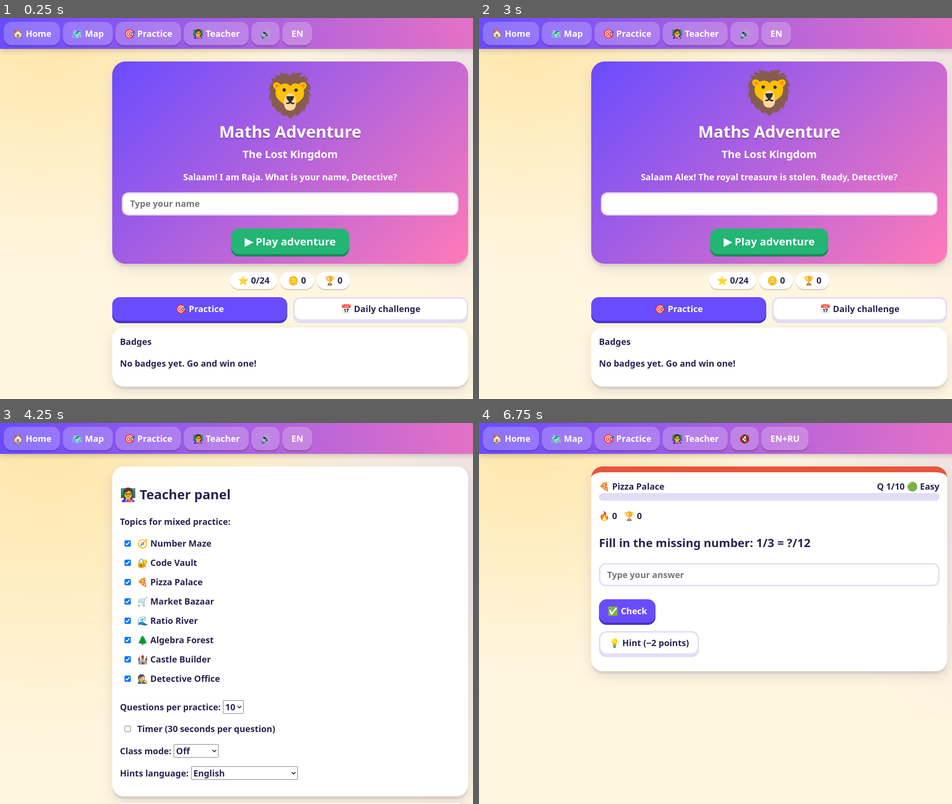
Above: before the commit, frames 1-4 (two rows, left to right).
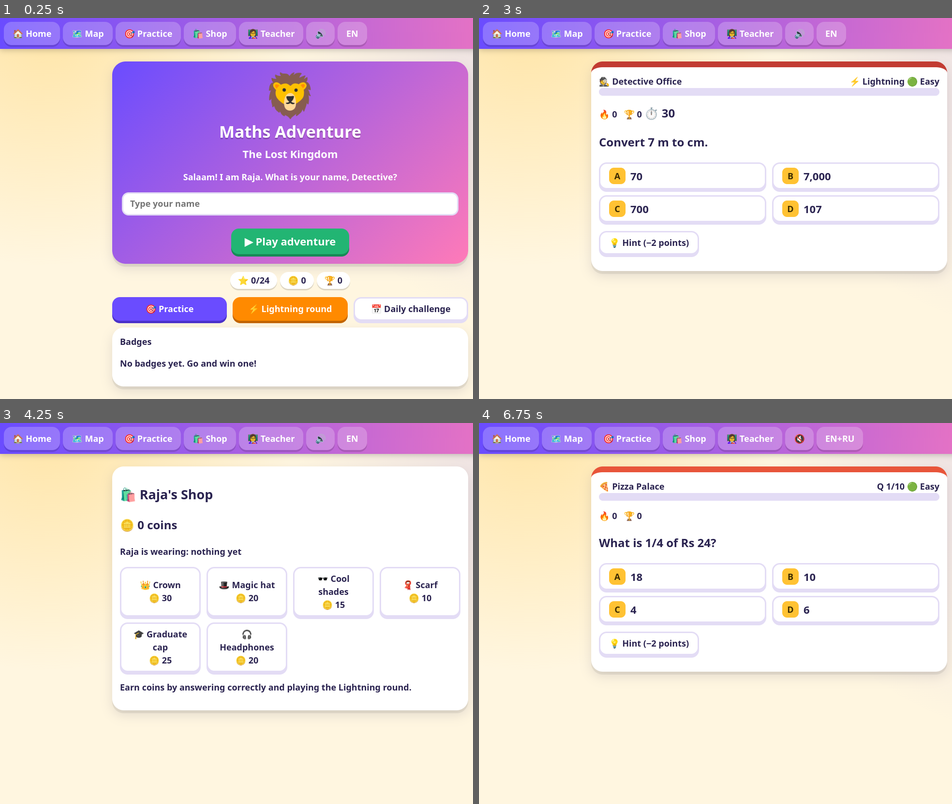
Above: after the commit, the same moments.

Repository: Muhammad-Shayan001/mobile-game
Game: browser game, page index.html
Two runs of this game, one before a commit and one after it. Both use one fixed random seed, a clock stepped at 60 frames per second and the inputs below.
Inputs (mouse positions are in pixels of both pictures, inside the frame that each line leads up to):
- Up to frame 1 (0.25 s): no input
- Up to frame 2 (3 s): click (767, 204) at 0.27 s; type "Alex" at 0.27 s; click "▶ Play adventure" at 0.52 s; click "👩‍🏫 Teacher" at 1.27 s; tap Enter at 1.52 s; click "🏠 Home" at 2.02 s; click (767, 307) at 2.77 s, where only the run after the commit has a clickable "⚡ Lightning round"
- Up to frame 3 (4.25 s): click "👩‍🏫 Teacher" (after the commit: "🛍️ Shop") at 3.52 s
- Up to frame 4 (6.75 s): click "EN" at 4.27 s; click "🎯 Practice" at 5.02 s; click "🍕 Pizza Palace" at 5.77 s; click "🔊" at 6.52 s

The runs differ from the first frame. In frame 1, 3.5% of the frame differs, in the area x 30-96%, y 1-81%; in frame 2, 57%, in the area x 23-99%, y 1-98%; in frame 3, 24%; in frame 4, 5.4%.

Commit message:
Add shop, lightning round, animations and sounds

Diff:
--- a/index.html
+++ b/index.html
@@ -28,7 +28,8 @@
 input{min-height:48px;padding:6px 14px;border-radius:14px;border:3px solid var(--b);background:var(--c);width:100%}
 .mapwrap{border-radius:28px;overflow:hidden;box-shadow:var(--sh);background:linear-gradient(#8fd3ff,#d9f5ff 38%,#b7ecb0 39%,#6fcf7a)}.node{cursor:pointer}
 .cf{position:fixed;top:-30px;font-size:28px;animation:f 3s linear forwards;pointer-events:none;z-index:9}@keyframes f{to{transform:translateY(110vh) rotate(360deg)}}
-@media(prefers-reduced-motion:reduce){.cf{display:none}.mascot{animation:none}}
+.pop{animation:pop .4s}@keyframes pop{50%{transform:scale(1.08)}}.shake{animation:sh .4s}@keyframes sh{25%{transform:translateX(-6px)}75%{transform:translateX(6px)}}
+@media(prefers-reduced-motion:reduce){.cf{display:none}.mascot,.pop,.shake{animation:none}}
 table{width:100%;border-collapse:collapse}td,th{padding:6px;border-bottom:2px solid var(--b);text-align:left}.weak{color:var(--r);font-weight:800}
 .cert{border:8px double #b8860b;text-align:center;padding:24px;background:#fffbea;color:#3b2d00}
 @media(max-width:480px){.opts{grid-template-columns:1fr}}@media print{.np,nav{display:none!important}body{background:#fff}}
@@ -123,29 +124,29 @@
 ];
 /* ===== State, storage (localStorage with in-memory fallback) ===== */
 let mem={};const st={get(){try{return JSON.parse(localStorage.getItem('mathadv')||'null')||mem}catch(e){return mem}},set(v){mem=v;try{localStorage.setItem('mathadv',JSON.stringify(v))}catch(e){}}};
-const fresh=()=>({name:'',lang:'en',snd:1,coins:0,pts:0,stars:{},acc:{},badges:[],best:0,daily:'',boss:0});
+const fresh=()=>({name:'',lang:'en',snd:1,coins:0,pts:0,stars:{},acc:{},badges:[],own:[],wear:'',best:0,daily:'',boss:0});
 let S=Object.assign(fresh(),st.get()),G,tmr,T={topics:[0,1,2,3,4,5,6,7],n:10,timer:0,teams:0,sc:[]};
 const save=()=>st.set(S),$a=h=>{$('#app').innerHTML=h;scrollTo(0,0)};
-const tot=()=>Object.values(S.stars).reduce((a,b)=>a+b,0),raja=m=>`<div class="raja"><span aria-hidden="true">🦁</span><p>${m}</p></div>`;
+const tot=()=>Object.values(S.stars).reduce((a,b)=>a+b,0),raja=m=>`<div class="raja"><span aria-hidden="true">${S.wear||''}🦁</span><p>${m}</p></div>`;
 const open=i=>i==0||(S.stars[i-1]||0)>=1,bossOpen=()=>REG.every((_,i)=>(S.stars[i]||0)>=1);
 let AC;const beep=(f,d=.12,tm=0)=>{if(!S.snd)return;try{AC=AC||new(window.AudioContext||window.webkitAudioContext)();le …(187 unchanged characters)…
 function conf(){for(let i=0;i<40;i++){let e=document.createElement('span');e.className='cf';e.textContent=P(['🎉','⭐','✨','🎊']);e.style.left=R(0,95)+'vw';e.style.animationDelay=i*.05+'s';document.body.append(e);setTimeout(()=>e.remove(),3600)}}
 /* ===== Screens ===== */
-function home(){$a(`<div class="hero"><div class="mascot" aria-hidden="true">🦁</div><h1>Maths Adventure</h1><p style="margin:0;font-size:22px">The Lost Kingdom</p><p>${S.name?`Salaam ${esc(S.name)}! The royal treasure is stolen. Ready, Detective?`:'Salaam! I am Raja. What is your name, Detective?'}</p><input aria-label="Your name" placeholder="Type your name" value="${esc(S.name)}" onchange="S.name=this.value.trim();save();home()"><br><br><button class="g" style="font-size:22px;padding:10px 28px" onclick="map()">▶ Play adventure</button></div><div style="text-align:center;margin:14px 0"><span class="chip">⭐ ${tot()}/24</span><span class="chip">🪙 ${S.coins}</span><span class="chip">🏆 ${S.pts}</span></div><div class="grid"><button onclick="prac()">🎯 Practice</button><button class="o" onclick="star …(178 unchanged characters)…
+function home(){$a(`<div class="hero"><div class="mascot" aria-hidden="true">${S.wear||''}🦁</div><h1>Maths Adventure</h1><p style="margin:0;font-size:22px">The Lost Kingdom</p><p>${S.name?`Salaam ${esc(S.name)}! The royal treasure is stolen. Ready, Detective?`:'Salaam! I am Raja. What is your name, Detective?'}</p><input aria-label="Your name" placeholder="Type your name" value="${esc(S.name)}" onchange="S.name=this.value.trim();save();home()"><br><br><button class="g" style="font-size:22px;padding:10px 28px" onclick="map()">▶ Play adventure</button></div><div style="text-align:center;margin:14px 0"><span class="chip">⭐ ${tot()}/24</span><span class="chip">🪙 ${S.coins}</span><span class="chip">🏆 ${S.pts}</span></div><div class="grid"><button onclick="prac()">🎯 Practice</button><button onclick="start('blitz','all',999)" style="background:#ff8a00;box-shadow:0 5px 0 #c26500">⚡ Lightning round</button><button class="o" onclick="star …(178 unchanged characters)…
 function map(){const N=[[80,590],[255,525],[100,455],[260,390],[95,320],[255,255],[105,190],[245,125],[180,62]];
  let d='M'+N[0].join(' ');for(let i=1;i<9;i++){let[a,b]=N[i-1],[c,e]=N[i],m=(b+e)/2;d+=`C${a} ${m} ${c} ${m} ${c} ${e}`}
  let nodes=N.map(([x,y],i)=>{let boss=i==8,o=boss?bossOpen():open(i),r=boss?['Boss','👹','#3b2a5a']:REG[i],s=boss?(S.boss?3:0):(S.stars[i]||0);
   return`<g class="node" tabindex="${o?0:-1}" role="button" aria-label="${boss?'Boss Battle':r[0]}${o?'':' (locked)'}"  …(656 unchanged characters)…
  $a(`<div class="card">${raja('Choose a region. Get 6 out of 10 right to open the next one!')}</div><div class="mapwrap …(576 unchanged characters)…
 function prac(){$a(`<div class="card"><h2>🎯 Practice</h2><p>Pick any topic. No hearts, no pressure.</p><div class="grid …(195 unchanged characters)…
-function start(mode,r,n,d){G={mode,r,n,i:0,ok:0,hearts:3,streak:0,run:0,bad:0,adj:0,hints:0,d};T.sc=Array(T.teams).fill(0);nq()}
-function nq(){clearInterval(tmr);if(G.i>=G.n)return fin();let m=G.mode,reg=m=='boss'?R(0,7):(m=='practice'&&G.r=='all')?P(T.topics.length?T.topics:[0]):G.r,
+function start(mode,r,n,d){G={mode,r,n,i:0,ok:0,hearts:3,streak:0,run:0,bad:0,adj:0,hints:0,d};T.sc=Array(T.teams).fill(0);G.end=Date.now()+60000;nq()}
+function nq(){clearInterval(tmr);if(G.i>=G.n||(G.mode=='blitz'&&Date.now()>=G.end))return fin();let m=G.mode,reg=m=='boss'?R(0,7):(m=='practice'&&G.r=='all')?P(T.topics.length?T.topics:[0]):m=='blitz'?R(0,7):G.r,
  base=G.i<4?0:G.i<8?1:2,tier=m=='boss'?3:Math.max(0,Math.min(2,base+G.adj));
  G.reg=reg;G.tier=tier;G.q=P(GEN[reg])(tier>0?1:0);G.lock=0;G.hu=0;G.t0=Date.now();draw()}
-function draw(){let q=G.q,b=G.mode=='boss',tm=T.timer?`<span id="tm" class="big">⏱️ 30</span>`:'',
+function draw(){let q=G.q,b=G.mode=='boss',tm=(T.timer||G.mode=='blitz')?`<span id="tm" class="big">⏱️ 30</span>`:'',
  tms=T.teams?`<div class="card"><b>Team ${G.i%T.teams+1}'s turn</b> • ${T.sc.map((s,i)=>`T${i+1}: ${s}`).join(' | ')}</div>`:'';
- $a(`${tms}<div class="card" style="border-top:12px solid ${ …(93 unchanged characters)… EG[G.reg][1]} ${REG[G.reg][0]}</b><span>Q ${G.i+1}/${G.n} ${['🟢 Easy','🔵 Medium','🔴 Challenge …(904 unchanged characters)…
- if(T.timer){G.tl=30;tmr=setInterval(()=>{G.tl--;let e=$('#tm');if(e)e.textContent='⏱️ '+G.tl;if(G.tl<=0)ans('')},1000)}}
+ $a(`${tms}<div class="card" style="border-top:12px solid ${ …(93 unchanged characters)… EG[G.reg][1]} ${REG[G.reg][0]}</b><span>${G.mode=='blitz'?'⚡ Lightning':'Q '+(G.i+1)+'/'+G.n} ${['🟢 Easy','🔵 Medium','🔴 Challenge …(904 unchanged characters)…
+ if(G.mode=='blitz'){tmr=setInterval(()=>{let s=Math.ceil((G.end-Date.now())/1000),e=$('#tm');if(e)e.textContent='⏱️ '+Math.max(s,0);if(s<=0)fin()},250)}else if(T.timer){G.tl=30;tmr=setInterval(()=>{G.tl--;let e=$('#tm');if(e)e.textContent='⏱️ '+G.tl;if(G.tl<=0)ans('')},1000)}}
 function hint(){if(G.lock)return;if(!G.hu){G.hu=1;G.hints++;S.pts=Math.max(0,S.pts-2)}$('#fb').innerHTML=raja('💡 '+G.q.h+(S.lang=='ru'?'<br>🇵🇰 '+RU[G.reg]:''))}
 function ans(v,el){if(G.lock)return;G.lock=1;clearInterval(tmr);let q=G.q,x=String(v).trim().replace('−','-').replace(',','.'),
  ok=q.t=='num'?x!==''&&Math.abs(parseFloat(x)-q.a)<1e-9:v===q.a,a=S.acc[G.reg]||[0,0],fb;a[1]++;
@@ -153,19 +154,22 @@
   if(T.teams)T.sc[G.i%T.teams]+=10;S.best=Math.max(S.best,G.streak);if(G.streak>=10&&!S.badges.includes('🔥 10 Streak'))S.badges.push('🔥 10 Streak');beep(660);beep(880,.15,.12);fb=`✅ Correct! +${p} points`}
  else{G.streak=0;G.run=0;if(++G.bad>=2){G.adj--;G.bad=0}if(G.mode=='boss')G.hearts--;beep(200,.3);fb=`❌ Not this time. The answer is ${show(q.a)}. Let us learn why!`}
  S.acc[G.reg]=a;save();
- document.querySelectorAll('#ans button').forEach(b=>{b.disabled=1;if(b.dataset.v===q.a)b.classList.add('ok');else if(b===el)b.classList.add('no')});
- $('#fb').innerHTML=`<div class="card" st …(386 unchanged characters)…
+ document.querySelectorAll('#ans button').forEach(b=>{b.disabled=1;if(b.dataset.v===q.a)b.classList.add('ok','pop');else if(b===el)b.classList.add('no','shake')});
+ if(G.mode=='blitz'){$('#fb').innerHTML=`<p class="big">${ok?'✅ Yes!':'❌ '+show(q.a)}</p>`;setTimeout(()=>{G.i++;nq()},700);return}$('#fb').innerHTML=`<div class="card" st …(386 unchanged characters)…
 function fin(){clearInterval(tmr);let m=G.mode,ok=G.ok,n=G.n,win,extra='',add=b=>{if(!S.badges.includes(b))S.badges.push(b)};
  if(m=='region'){let s=ok>=10?3:ok>=8?2:ok>=6?1:0;win=s>0;if(s>(S.stars[G.r]||0))S.stars[G.r]=s;S.coins+=s*10;if(win)add('⭐ First Star');if(win&&!G.hints)add('🧠 No Hints');if(G.r==2&&s==3)add('🍕 Fraction Master');extra='⭐'.repeat(s)||'No star yet. You need 6 correct.'}
  else if(m=='boss'){win=G.hearts>0;if(win){S.boss=1;add('👑 Boss Slayer')}}
+ else if(m=='blitz'){win=ok>=5;S.coins+=ok;extra='🪙 +'+ok+' coins!'}
  else{win=ok/n>=.6;if(G.d&&S.daily!=new Date().toDateString()){S.daily=new Date().toDateString();S.coins+=20;extra='+20 daily coins!'}}
- save();if(win)conf();
- $a(`<div class="card" style="text-align:center">${raja(win? …(142 unchanged characters)… ain. Let us practise once more!')}<h2>${ok}/${n} correct</h2><p class="big">${extra}</p><div class="grid">${m=='region'?`<button onclick="start('region',${G.r},10)">🔁 Try again</button>${win&&G.r<7?`<button class="g" onclick="start('region',${G.r+1},10)">➡️ Next region</button>`:''}`:m=='boss'?`<button onclick="start('boss',0,15)">🔁 Fight again</button>${win?`<button class="g" onclick="cert()">🎓 Certificate</button>`:''}`:`<button onclick="prac()">🔁 More pract …(78 unchanged characters)…
+ save();if(win){conf();[523,659,784,1047].forEach((f,i)=>beep(f,.18,i*.15))}
+ $a(`<div class="card" style="text-align:center">${raja(win? …(142 unchanged characters)… ain. Let us practise once more!')}<h2>${m=='blitz'?ok+' correct in 60 seconds!':ok+'/'+n+' correct'}</h2><p class="big">${extra}</p><div class="grid">${m=='region'?`<button onclick="start('region',${G.r},10)">🔁 Try again</button>${win&&G.r<7?`<button class="g" onclick="start('region',${G.r+1},10)">➡️ Next region</button>`:''}`:m=='boss'?`<button onclick="start('boss',0,15)">🔁 Fight again</button>${win?`<button class="g" onclick="cert()">🎓 Certificate</button>`:''}`:m=='blitz'?`<button onclick="start('blitz','all',999)">⚡ Play again</button>`:`<button onclick="prac()">🔁 More pract …(78 unchanged characters)…
 function cert(){$a(`<div class="cert"><h1>🏆 Certificate of Bravery</h1><p>This is to certify that</p><h2>${esc(S.name|| …(311 unchanged characters)…
 const tp=(i,c)=>{T.topics=c?[...new Set([...T.topics,i])]:T.topics.filter(x=>x!=i)};
+const ITEMS=[['👑','Crown',30],['🎩','Magic hat',20],['🕶️','Cool shades',15],['🧣','Scarf',10],['🎓','Graduate cap',25],['🎧','Headphones',20]];
+function shop(){$a(`<div class="card"><h2>🛍️ Raja's Shop</h2><p class="big">🪙 ${S.coins} coins</p><p>Raja is wearing: ${S.wear||'nothing yet'}</p><div class="grid">${ITEMS.map(([e,n,c])=>S.own.includes(e)?`<button class="${S.wear==e?'g':'o'}" onclick="S.wear=S.wear=='${e}'?'':'${e}';save();shop()">${e} ${n}<br>${S.wear==e?'Wearing ✔':'Wear'}</button>`:`<button class="o" ${S.coins<c?'disabled':''} onclick="S.coins-=${c};S.own.push('${e}');S.wear='${e}';save();beep(880);shop()">${e} ${n}<br>🪙 ${c}</button>`).join('')}</div><p>Earn coins by answering correctly and playing the Lightning round.</p></div>`)}
 function teacher(){$a(`<div class="card"><h2>👩‍🏫 Teacher panel</h2><p><b>Topics for mixed practice:</b></p>${REG.map((r …(1528 unchanged characters)…
 /* ===== Navigation ===== */
-$('#nav').innerHTML=`<button onclick="home()">🏠 Home</button …(61 unchanged characters)… ()">🎯 Practice</button><button onclick="teacher()">👩‍🏫 Teacher</button><button a …(274 unchanged characters)…
+$('#nav').innerHTML=`<button onclick="home()">🏠 Home</button …(61 unchanged characters)… ()">🎯 Practice</button><button onclick="shop()">🛍️ Shop</button><button onclick="teacher()">👩‍🏫 Teacher</button><button a …(274 unchanged characters)…
 if('serviceWorker' in navigator&&location.protocol.startsWith('http'))navigator.serviceWorker.register('sw.js').catch(()=>{});
 home();
 </script></body></html>
--- a/sw.js
+++ b/sw.js
@@ -1,5 +1,5 @@
 // Offline cache: the whole game is stored on the phone after the first visit.
-const V='maths-adventure-v2',F=['./','./index.html','./manifest.webmanifest','./icon-192.png','./icon-512.png'];
+const V='maths-adventure-v3',F=['./','./index.html','./manifest.webmanifest','./icon-192.png','./icon-512.png'];
 self.addEventListener('install',e=>{e.waitUntil(caches.open(V).then(c=>c.addAll(F)).then(()=>self.skipWaiting()))});
 self.addEventListener('activate',e=>{e.waitUntil(caches.keys().then(k=>Promise.all(k.filter(x=>x!==V).map(x=>caches.delete(x)))).then(()=>self.clients.claim()))});
 self.addEventListener('fetch',e=>{if(e.request.method!=='GET')return;e.respondWith(caches.match(e.request).then(r=>r||fetch(e.request).then(n=>{const c=n.clone();caches.open(V).then(x=>x.put(e.request,c));return n}).catch(()=>caches.match('./index.html'))))});
